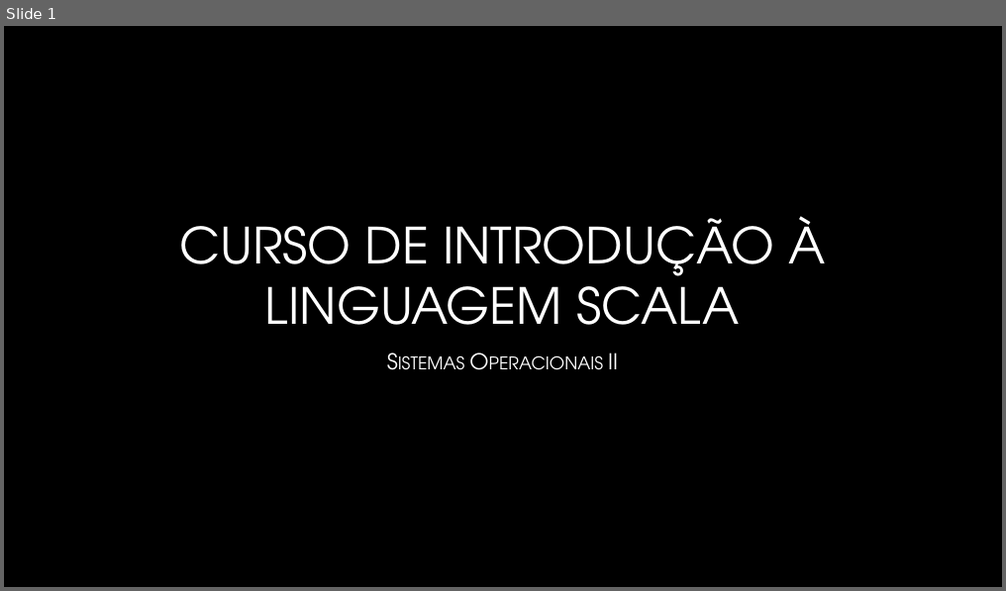
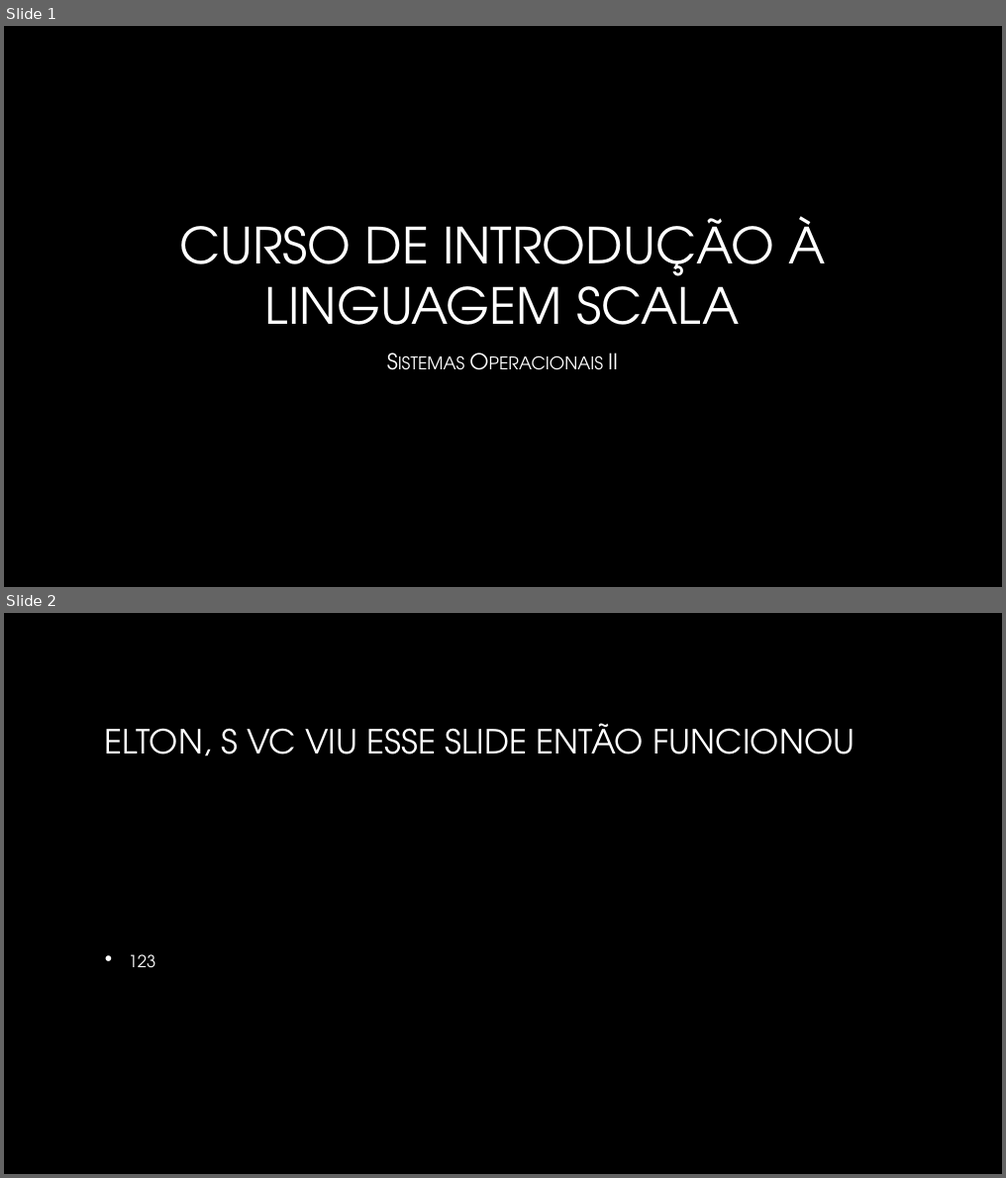
Before and after one commit to fmassaretto/trabalhoScala, a slide deck: Curso de Introdução à linguagem Scala.pptx. Shown one above the other, each under a label of ours: slide 1 before the commit, slides 1 and 2 after it. The pictures are 1006x591 and 1006x1178 pixels, drawn with LibreOffice and Linux fonts; fonts in the diff are those of the drawing; background and template pictures are left out. Boxes give left, top, right and bottom in pixels: in the first picture for what was removed or moved away, otherwise in the second. Text is boxed around its words. In the diff, an @@ line names an element or a change of style, - is before the commit and + after.

Commit message:
Elton se vc viu isso entao funcionou kkk

```diff
--- a/Curso de Introdução à linguagem Scala.pptx
+++ b/Curso de Introdução à linguagem Scala.pptx
@@ slide 2 added at box(4, 613, 1002, 1174), background picture (left out) @@
@@ title added at box(105, 723, 854, 757), 32 pt, text gradient #FFFFFF to #A6A6A6 @@
+ELTON, S VC VIU ESSE SLIDE ENTÃO FUNCIONOU
@@ text added at box(129, 955, 156, 968), 20 pt, text gradient #FFFFFF to #BFBFBF, small capitals @@
+• 123
```
